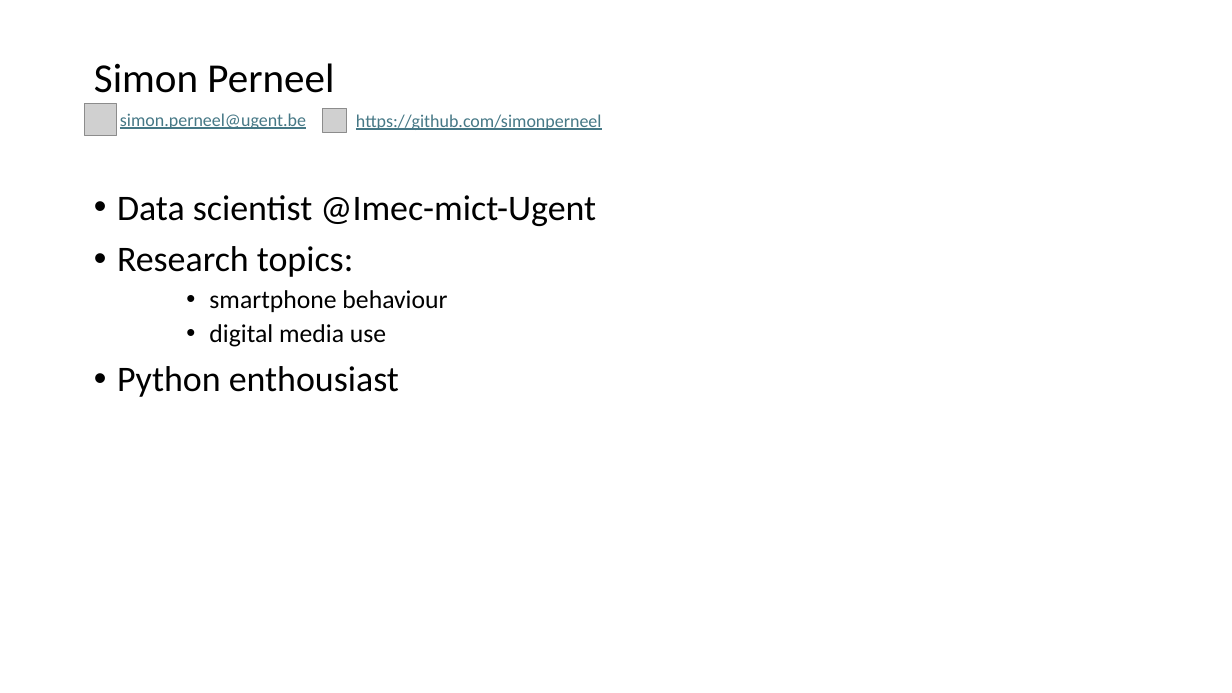
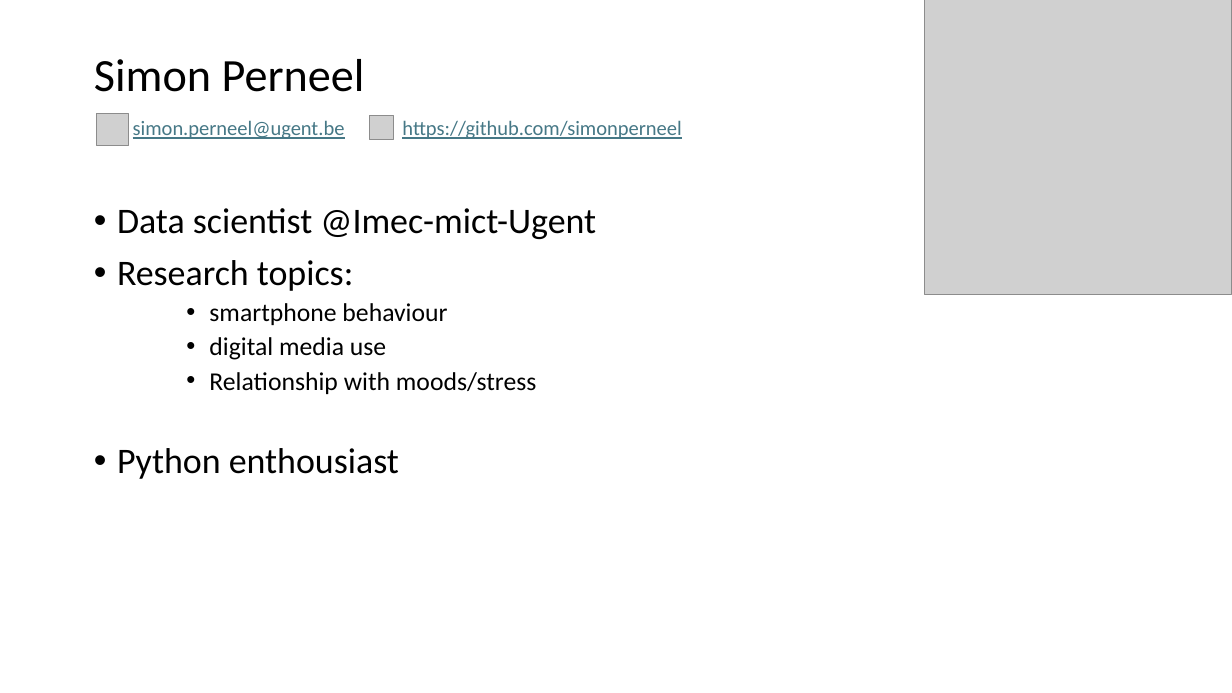
Before and after one commit to simonperneel/DS-python-data-analysis, a slide deck: slide 2 of docs/slides.pptx. Drawn at 1232x693 pixels with LibreOffice and Linux fonts; fonts in the diff are those of the drawing; grey boxes stand for pictures. Boxes give left, top, right and bottom in pixels: in the first picture for what was removed or moved away, otherwise in the second. Text is boxed around its words. In the diff, an @@ line names an element or a change of style, - is before the commit and + after.

```diff
--- a/docs/slides.pptx
+++ b/docs/slides.pptx
@@ picture added at (x1=925, y1=0, x2=1232, y2=294) @@
@@ title "Simon Perneel" at (x1=94, y1=59, x2=365, y2=92): size 32 to 36 pt @@
@@ picture moved from (x1=85, y1=104, x2=117, y2=136) to (x1=97, y1=114, x2=129, y2=146) @@
@@ text "simon.perneel@ugent.be" moved from (x1=120, y1=113, x2=306, y2=129) to (x1=133, y1=120, x2=345, y2=139) @@
@@ text "simon.perneel@ugent.be" at (x1=133, y1=120, x2=345, y2=139): size 14 to 16 pt @@
@@ picture moved from (x1=323, y1=108, x2=347, y2=132) to (x1=370, y1=116, x2=394, y2=140) @@
@@ text "https://github.com/simonperneel" at (x1=402, y1=120, x2=681, y2=139): size 14 to 16 pt @@
@@ text "https://github.com/simonperneel" moved from (x1=356, y1=114, x2=602, y2=130) to (x1=402, y1=120, x2=681, y2=139) @@
@@ text "Data scientist @Imec-mict-Ugent" moved from (x1=117, y1=195, x2=596, y2=397) to (x1=117, y1=208, x2=596, y2=479) @@
@@ text at (x1=209, y1=372, x2=537, y2=394): paragraph added @@
+    • Relationship with moods/stress
```
Also in this commit, not shown: 6 other slides changed, 23 other files.
